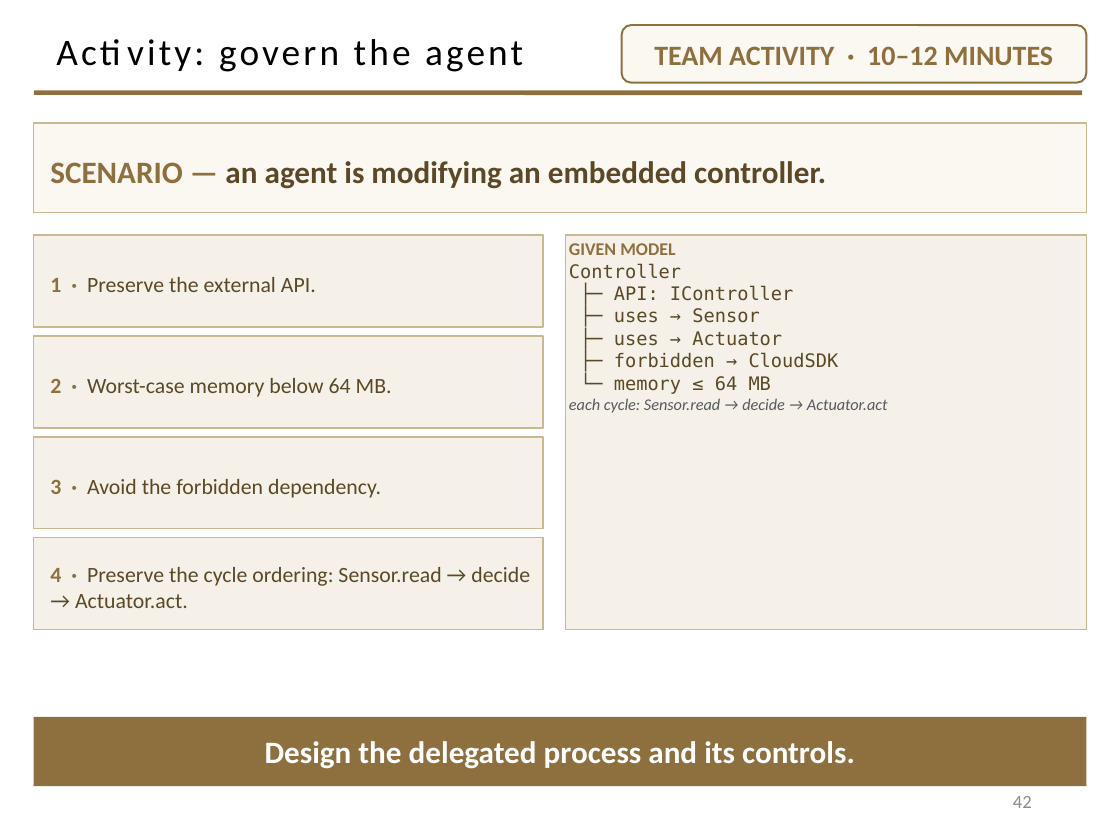
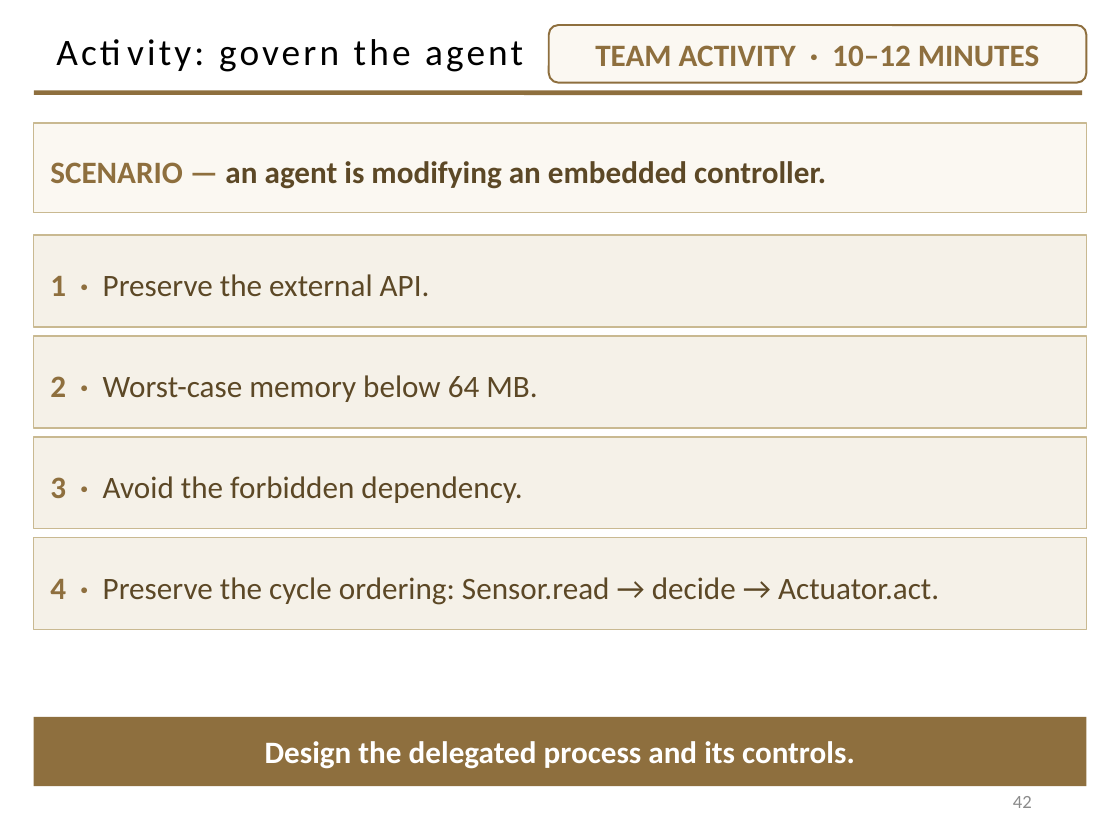
Before and after one commit to davisjam/model-based-agentic-software-engineering, a slide deck: slide 42 of course/lectures/act-2-delegation-and-control/03-alignment/2-3-Alignment.pptx. Drawn at 1120x840 pixels with LibreOffice and Linux fonts; fonts in the diff are those of the drawing; background and template pictures are left out. Boxes give left, top, right and bottom in pixels: in the first picture for what was removed or moved away, otherwise in the second. Text is boxed around its words. In the diff, an @@ line names an element or a change of style, - is before the commit and + after.

Commit message:
deck 2-3 S6: activity gains the model dimension; global 20pt floor closes
Divider renumbered SECTION 6. Activity slide keeps the author's four
obligations verbatim, full-width at 20pt; the given model moves to its own
slide styled as the lab's structure/behavior pair ('the lab's domain again').
Design-sequence table becomes three grouped panels (WHAT MUST HOLD / HOW WILL
WE KNOW / WHAT WILL IT CONTROL) and gains the MODEL USE question. Opening
slides (title, Master Equation, vibe-code prompt, checks line) raised to the
20pt floor. Final state: 46 slides, min 20pt instructional text on every
slide, one inherited out-of-frame shape only.

```diff
--- a/course/lectures/act-2-delegation-and-control/03-alignment/2-3-Alignment.pptx
+++ b/course/lectures/act-2-delegation-and-control/03-alignment/2-3-Alignment.pptx
@@ rounded rectangle "TEAM ACTIVITY · 10–12 MINUTES" resized from (x1=622, y1=25, x2=1086, y2=82) to (x1=549, y1=25, x2=1086, y2=82) @@
@@ rounded rectangle "TEAM ACTIVITY · 10–12 MINUTES" at (x1=549, y1=25, x2=1086, y2=82): size 18 to 20 pt @@
@@ rectangle "1 · Preserve the external ..." resized from (x1=34, y1=235, x2=543, y2=327) to (x1=34, y1=235, x2=1086, y2=327) @@
@@ rectangle removed at (x1=566, y1=235, x2=1086, y2=629) @@
-GIVEN MODEL
-Controller
-├─ API: IController
-├─ uses → Sensor
-├─ uses → Actuator
-├─ forbidden → CloudSDK
-└─ memory ≤ 64 MB
-each cycle: Sensor.read → decide → Actuator.act
@@ rectangle "2 · Worst-case memory below ..." resized from (x1=34, y1=336, x2=543, y2=428) to (x1=34, y1=336, x2=1086, y2=428) @@
@@ size 14 to 20 pt in 4 elements at (x1=34, y1=538, x2=1086, y2=629), (x1=34, y1=235, x2=1086, y2=327), (x1=34, y1=336, x2=1086, y2=428), (x1=34, y1=437, x2=1086, y2=529) @@
@@ rectangle "3 · Avoid the forbidden ..." resized from (x1=34, y1=437, x2=543, y2=529) to (x1=34, y1=437, x2=1086, y2=529) @@
@@ rectangle "4 · Preserve the cycle ..." resized from (x1=34, y1=538, x2=543, y2=629) to (x1=34, y1=538, x2=1086, y2=629) @@
```
Also in this commit, not shown: 8 other slides changed, 1 slide added.
